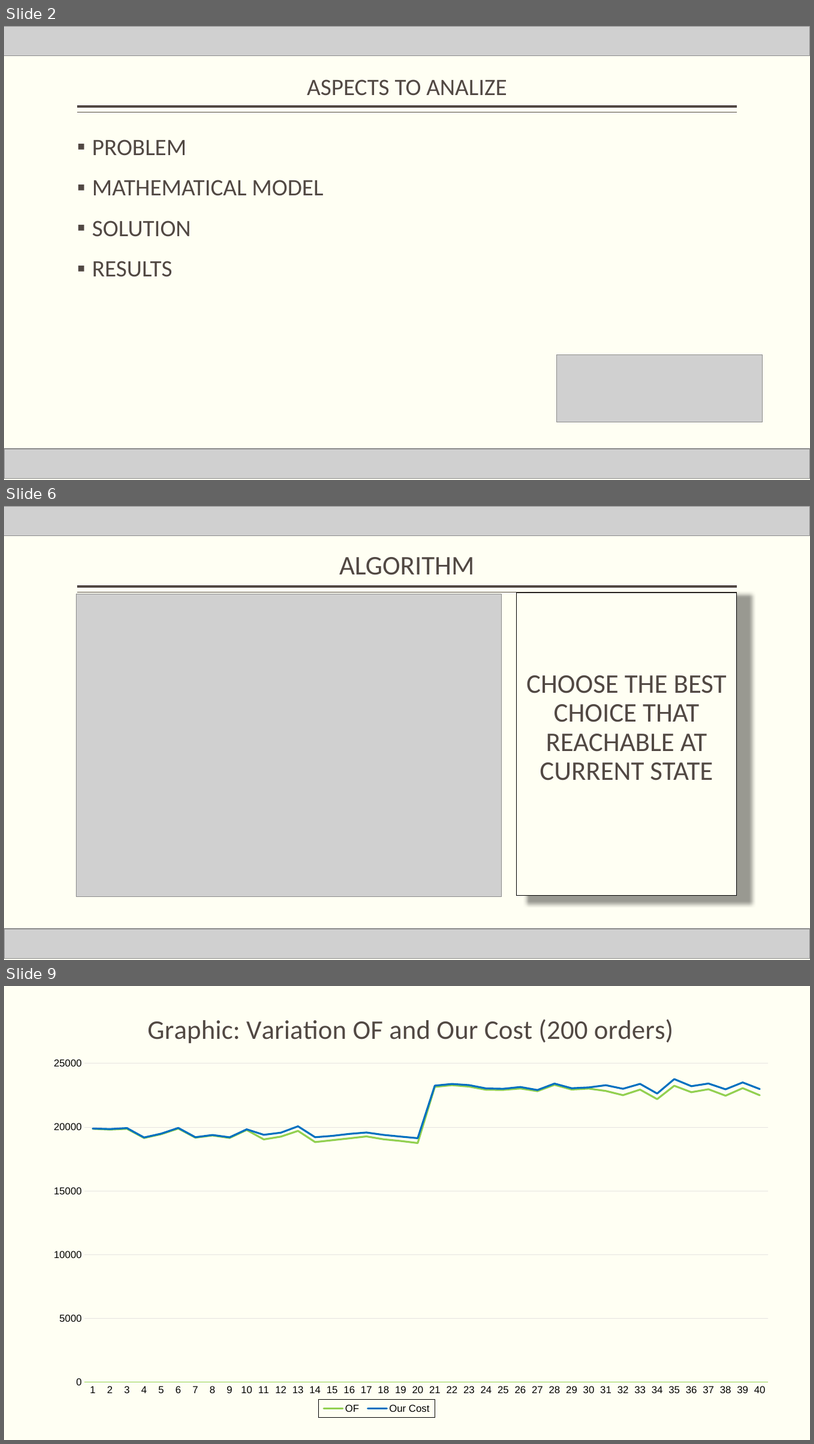
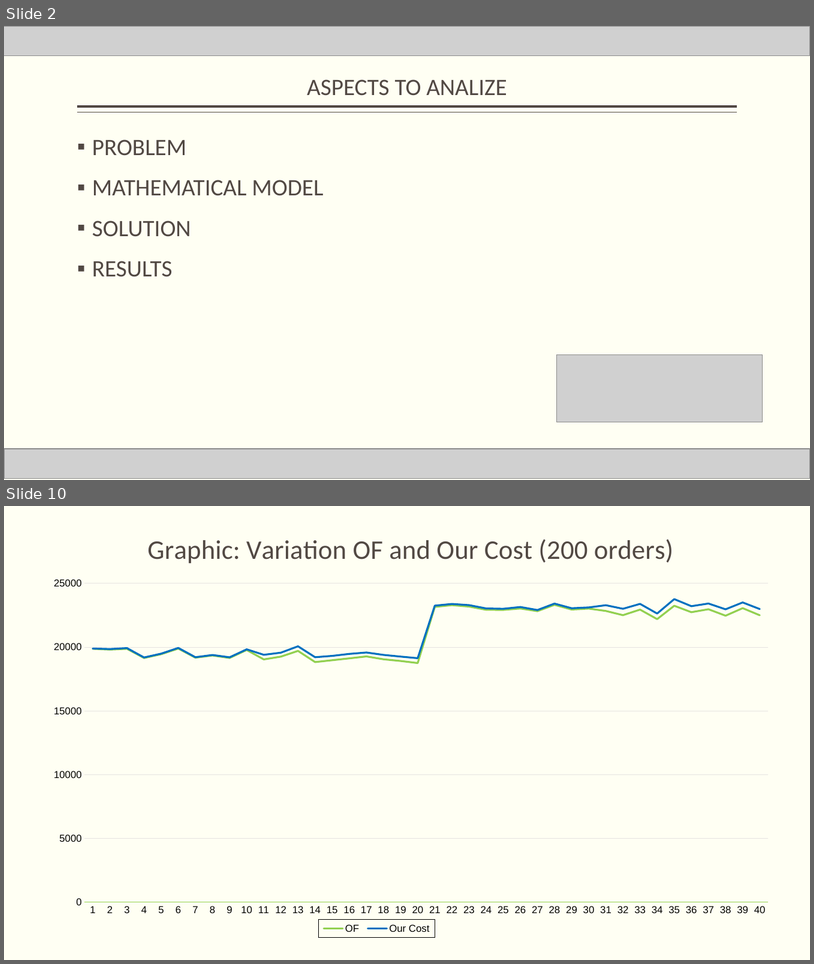
Before and after one commit to averanes/BinPackingProblem, a slide deck: bpdmo_greedy.pptx. Shown one above the other, each under a label of ours: slides 2, 6 and 9 before the commit, slides 2 and 10 after it; the slides between them are not shown. The pictures are 814x1444 and 814x964 pixels, drawn with LibreOffice and Linux fonts; fonts in the diff are those of the drawing; grey boxes stand for pictures. Boxes give left, top, right and bottom in pixels: in the first picture for what was removed or moved away, otherwise in the second. Text is boxed around its words. In the diff, an @@ line names an element or a change of style, - is before the commit and + after.

```diff
--- a/bpdmo_greedy.pptx
+++ b/bpdmo_greedy.pptx
@@ slide 6 removed at [4, 506, 810, 960], background #FFFFF3; not listed: 2 template elements that a slide beside it also shows @@
@@ picture removed at [4, 506, 810, 535] @@
@@ title removed at [339, 557, 474, 575] @@
-ALGORITHM
@@ picture removed at [77, 594, 502, 896] @@
@@ text removed at [516, 593, 737, 895] @@
-CHOOSE THE BEST CHOICE THAT REACHABLE AT CURRENT STATE
@@ picture removed at [4, 928, 810, 958] @@
@@ what was slide 9 is now slide 10 @@
```
Also in this commit, not shown: 3 slides changed, 3 slides added, 1 other slide removed.
